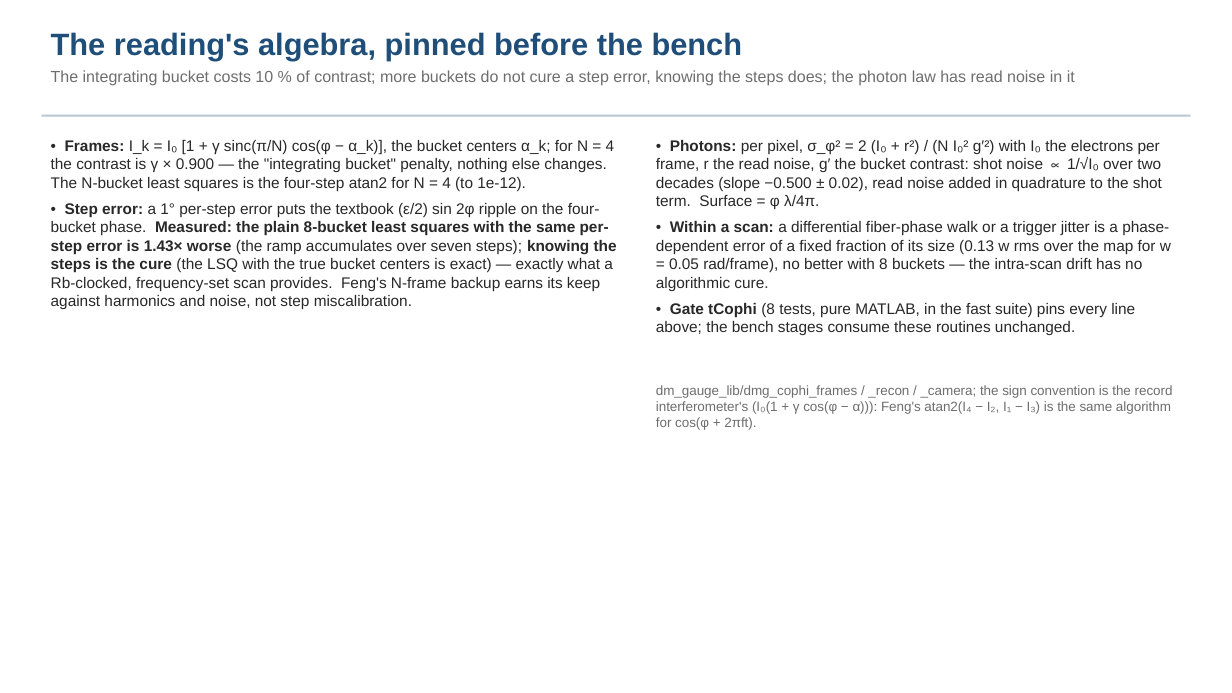
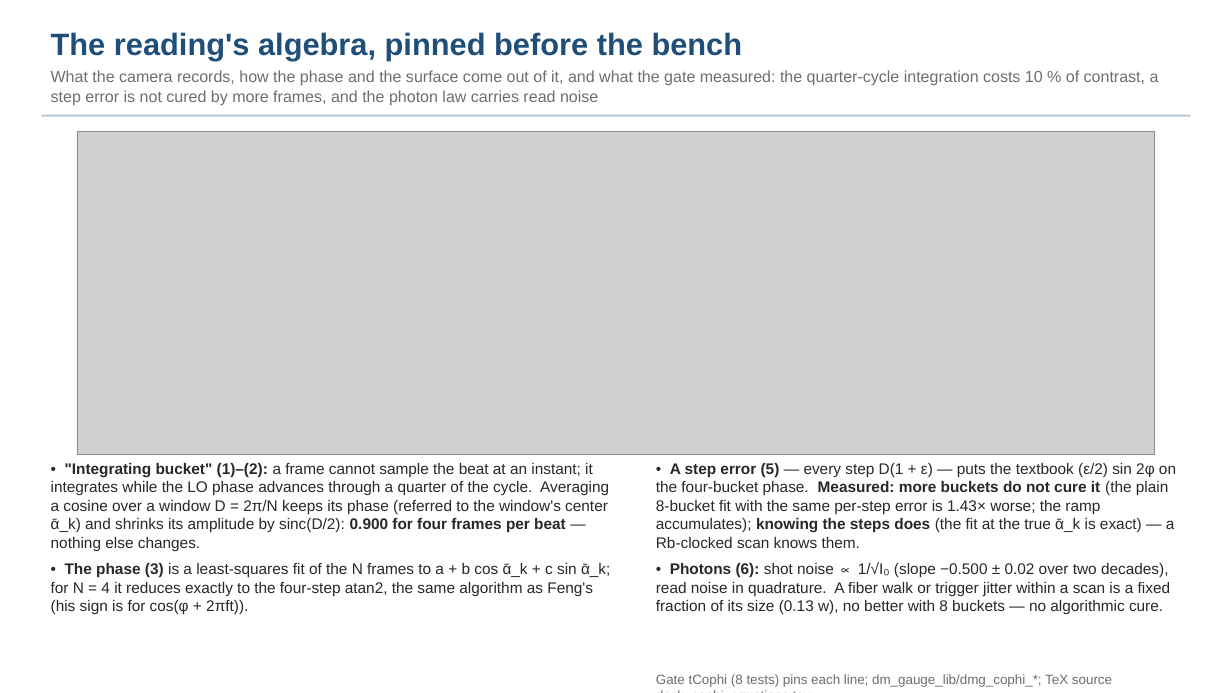
Before and after one commit to nasa-jpl/macos, a slide deck: slide 4 of demo_session/deck_cophi.pptx. Drawn at 1232x693 pixels with LibreOffice and Linux fonts; fonts in the diff are those of the drawing; grey boxes stand for pictures. Boxes give left, top, right and bottom in pixels: in the first picture for what was removed or moved away, otherwise in the second. Text is boxed around its words. In the diff, an @@ line names an element or a change of style, - is before the commit and + after.

```diff
--- a/demo_session/deck_cophi.pptx
+++ b/demo_session/deck_cophi.pptx
@@ text at bbox=[51, 70, 1159, 106]: text changed @@
-The integrating bucket costs 10 % of contrast; more buckets do not cure a step error, knowing the steps does; the photon law has read noise in it
+What the camera records, how the phase and the surface come out of it, and what the gate measured: the quarter-cycle integration costs 10 % of contrast, a step error is not cured by more frames, and the photon law carries read noise
@@ text removed at bbox=[51, 140, 617, 310] @@
-• Frames: I_k = I₀ [1 + γ sinc(π/N) cos(φ − α_k)], the bucket centers α_k; for N = 4 the contrast is γ × 0.900 — the "integrating bucket" penalty, nothing else changes. The N-bucket least squares is the four-step atan2 for N = 4 (to 1e-12).
-• Step error: a 1° per-step error puts the textbook (ε/2) sin 2φ ripple on the four-bucket phase. Measured: the plain 8-bucket least squares with the same per-step error is 1.43× worse (the ramp accumulates over seven steps); knowing the steps is the cure (the LSQ with the true bucket centers is exact) — exactly what a Rb-clocked, frequency-set scan provides. Feng's N-frame backup earns its keep against harmonics and noise, not step miscalibration.
@@ picture added at bbox=[77, 131, 1155, 455] @@
@@ text at bbox=[51, 463, 610, 615]: text changed @@
-• Photons: per pixel, σ_φ² = 2 (I₀ + r²) / (N I₀² g′²) with I₀ the electrons per frame, r the read noise, g′ the bucket contrast: shot noise ∝ 1/√I₀ over two decades (slope −0.500 ± 0.02), read noise added in quadrature to the shot term. Surface = φ λ/4π.
-• Within a scan: a differential fiber-phase walk or a trigger jitter is a phase-dependent error of a fixed fraction of its size (0.13 w rms over the map for w = 0.05 rad/frame), no better with 8 buckets — the intra-scan drift has no algorithmic cure.
-• Gate tCophi (8 tests, pure MATLAB, in the fast suite) pins every line above; the bench stages consume these routines unchanged.
+• "Integrating bucket" (1)–(2): a frame cannot sample the beat at an instant; it integrates while the LO phase advances through a quarter of the cycle. Averaging a cosine over a window D = 2π/N keeps its phase (referred to the window's center ᾱ_k) and shrinks its amplitude by sinc(D/2): 0.900 for four frames per beat — nothing else changes.
+• The phase (3) is a least-squares fit of the N frames to a + b cos ᾱ_k + c sin ᾱ_k; for N = 4 it reduces exactly to the four-step atan2, the same algorithm as Feng's (his sign is for cos(φ + 2πft)).
@@ text at bbox=[656, 463, 1176, 614]: text changed; size 10.5 to 12 pt; text colour #6E6E6E to #282828 @@
-dm_gauge_lib/dmg_cophi_frames / _recon / _camera; the sign convention is the record interferometer's (I₀(1 + γ cos(φ − α))): Feng's atan2(I₄ − I₂, I₁ − I₃) is the same algorithm for cos(φ + 2πft).
+• A step error (5) — every step D(1 + ε) — puts the textbook (ε/2) sin 2φ on the four-bucket phase. Measured: more buckets do not cure it (the plain 8-bucket fit with the same per-step error is 1.43× worse; the ramp accumulates); knowing the steps does (the fit at the true ᾱ_k is exact) — a Rb-clocked scan knows them.
+• Photons (6): shot noise ∝ 1/√I₀ (slope −0.500 ± 0.02 over two decades), read noise in quadrature. A fiber walk or trigger jitter within a scan is a fixed fraction of its size (0.13 w), no better with 8 buckets — no algorithmic cure.
@@ text added at bbox=[656, 674, 1112, 687], 10.5 pt, text #6E6E6E @@
+Gate tCophi (8 tests) pins each line; dm_gauge_lib/dmg_cophi_*; TeX source deck_cophi_equations.tex.
```
Also in this commit, not shown: 2 other slides changed, 11 other files.
